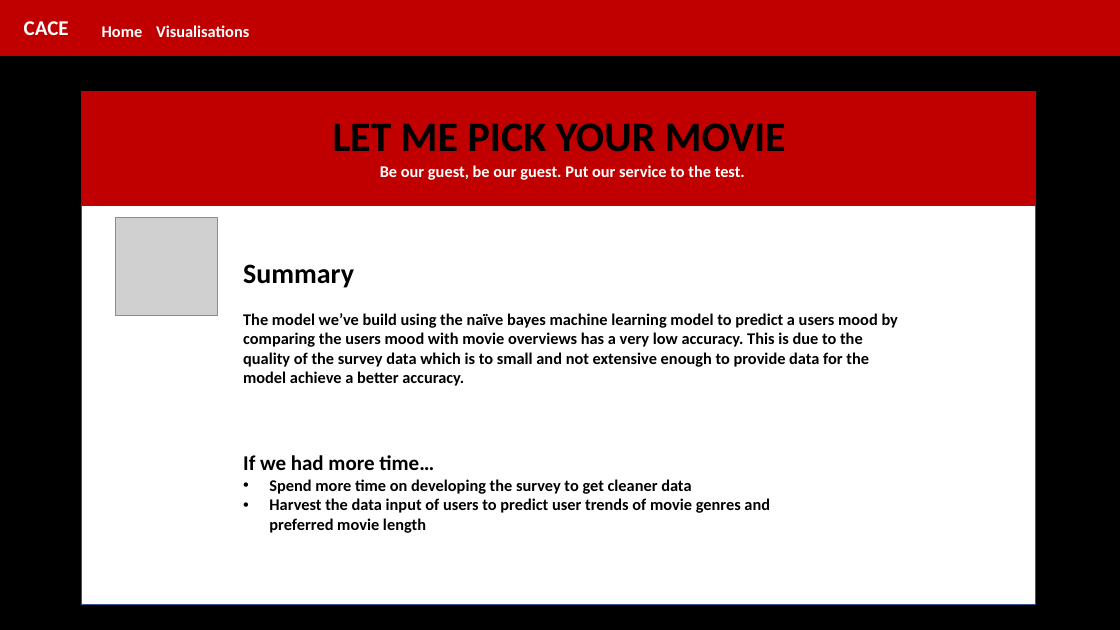
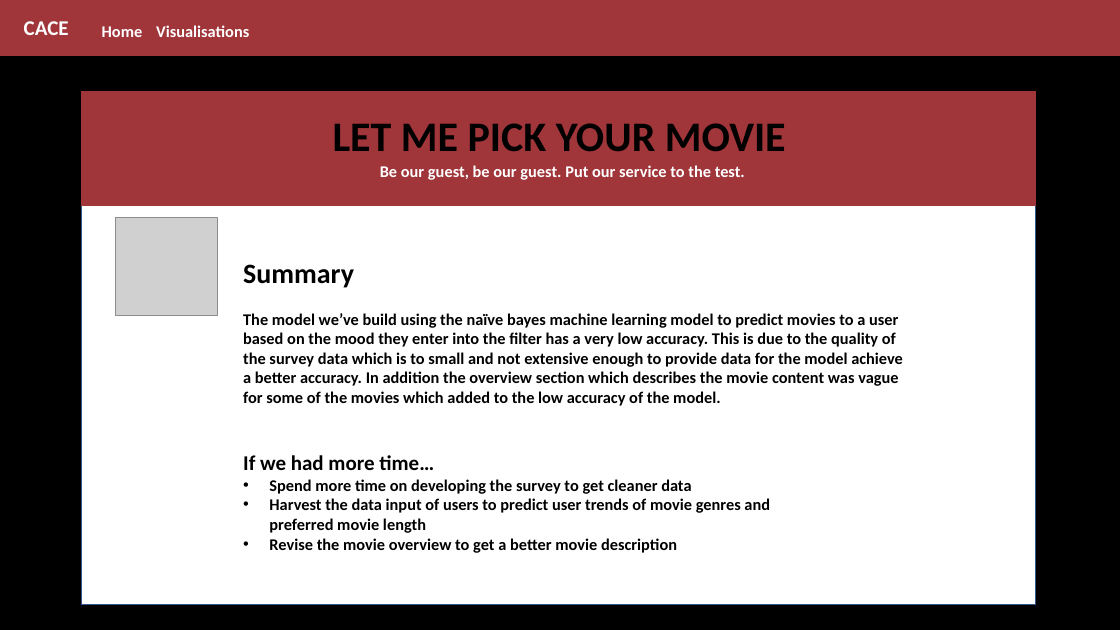
Before and after one commit to CarmenK2/Movie_Pick, a slide deck: slide 10 of Presentation/MoviePick.pptx. Drawn at 1120x630 pixels with LibreOffice and Linux fonts; fonts in the diff are those of the drawing; grey boxes stand for pictures. Boxes give left, top, right and bottom in pixels: in the first picture for what was removed or moved away, otherwise in the second. Text is boxed around its words. In the diff, an @@ line names an element or a change of style, - is before the commit and + after.

Commit message:
Presentation update

```diff
--- a/Presentation/MoviePick.pptx
+++ b/Presentation/MoviePick.pptx
@@ rectangle at (x1=0, y1=0, x2=1120, y2=55): fill #C00000 to #A0353A; outline #C00000 1 pt to #A0353A 1 pt @@
@@ rectangle at (x1=82, y1=92, x2=1036, y2=206): fill #C00000 to #A0353A; outline #C00000 1 pt to #A0353A 1 pt @@
@@ text at (x1=243, y1=313, x2=903, y2=406): text changed @@
-The model we’ve build using the naïve bayes machine learning model to predict a users mood by comparing the users mood with movie overviews has a very low accuracy. This is due to the quality of the survey data which is to small and not extensive enough to provide data for the model achieve a better accuracy.
+The model we’ve build using the naïve bayes machine learning model to predict movies to a user based on the mood they enter into the filter has a very low accuracy. This is due to the quality of the survey data which is to small and not extensive enough to provide data for the model achieve a better accuracy. In addition the overview section which describes the movie content was vague for some of the movies which added to the low accuracy of the model.
@@ text at (x1=269, y1=538, x2=677, y2=553): paragraph added @@
+• Revise the movie overview to get a better movie description
```
Also in this commit, not shown: 12 other slides changed, 3 other files.
